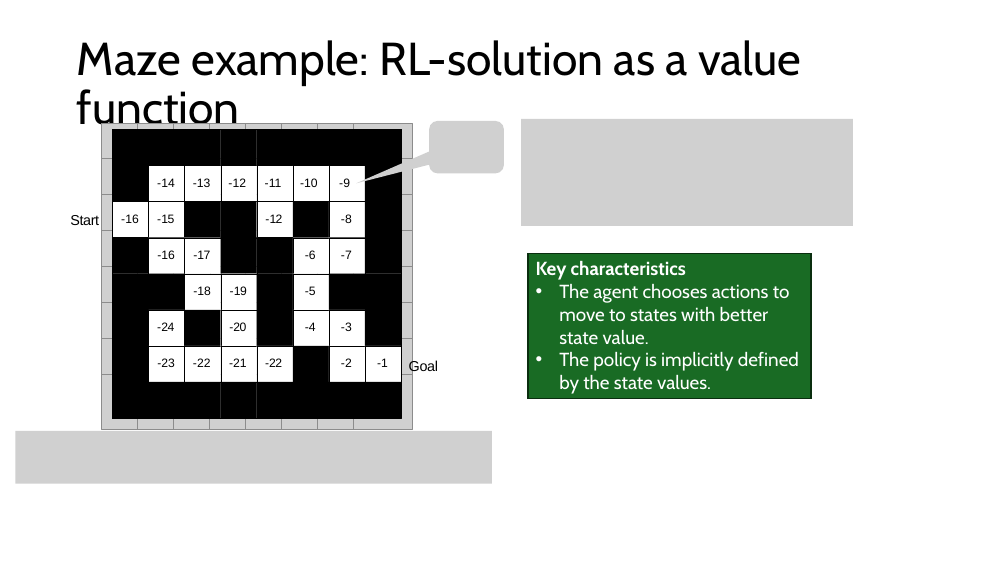
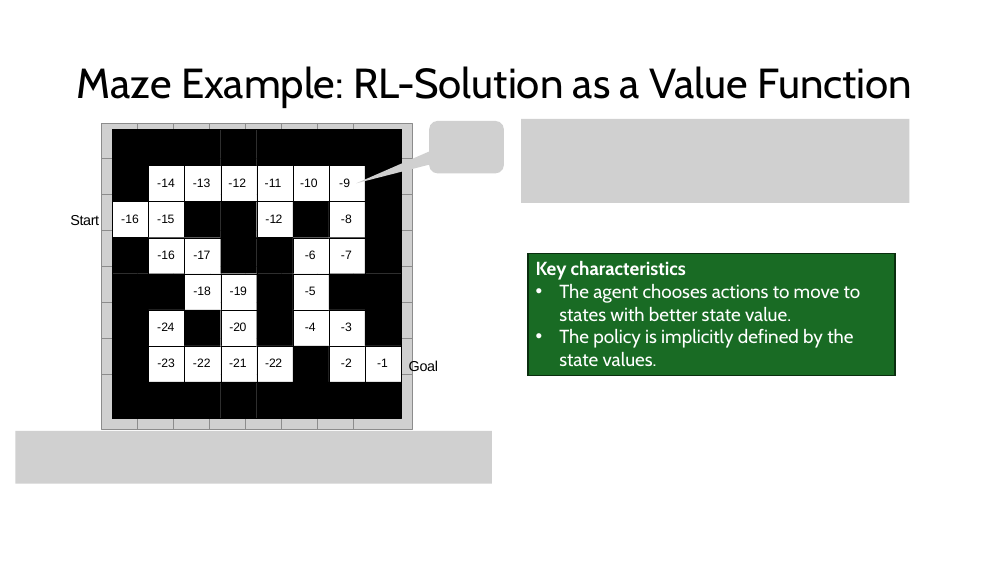
Before and after one commit to mhahsler/Introduction_to_Reinforcement_Learning, a slide deck: slide 31 of slides/Lecture_Chapter01.pptx (slide 29 before the commit). Drawn at 1008x567 pixels with LibreOffice and Linux fonts; fonts in the diff are those of the drawing; grey boxes stand for pictures. Boxes give left, top, right and bottom in pixels: in the first picture for what was removed or moved away, otherwise in the second. Text is boxed around its words. In the diff, an @@ line names an element or a change of style, - is before the commit and + after.

```diff
--- a/slides/Lecture_Chapter01.pptx
+++ b/slides/Lecture_Chapter01.pptx
@@ title at (77, 66, 912, 108): text changed; size 44 to 40 pt @@
-Maze example: RL-solution as a value function
+Maze Example: RL-Solution as a Value Function
@@ picture: place and size @@
-picture at (521, 119, 853, 225)
+picture at (521, 119, 910, 203)
@@ rectangle "Key characteristics": place and size @@
-rectangle "Key characteristics" at (529, 253, 811, 399)
+rectangle "Key characteristics" at (529, 253, 895, 376)
```
Also in this commit, not shown: 21 other slides changed, 2 slides added, 11 other files.
